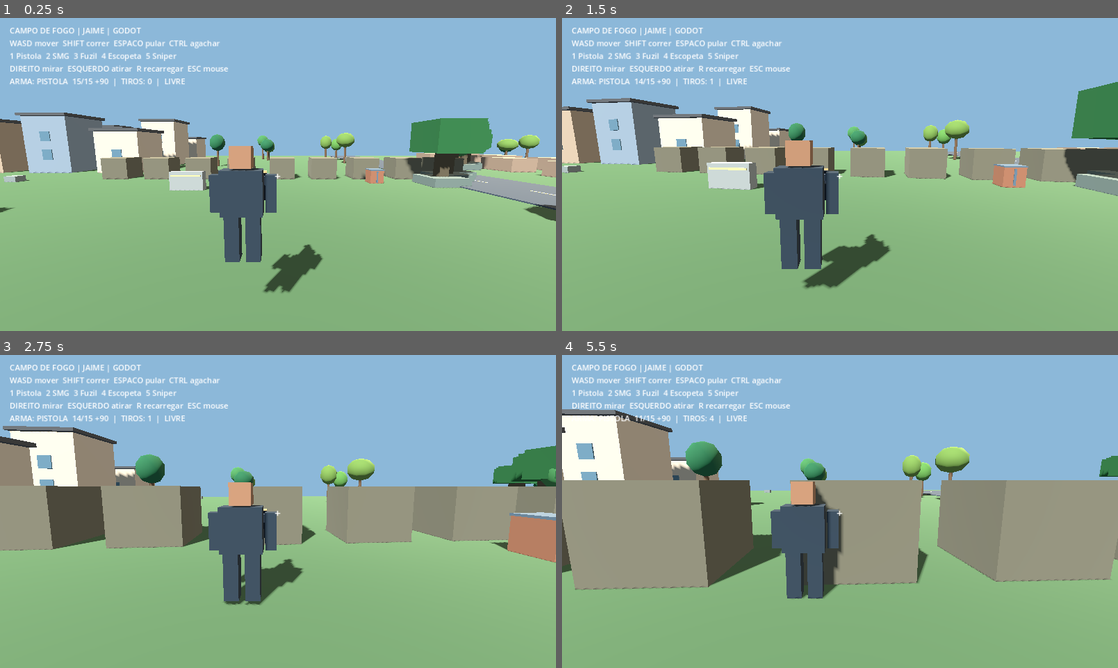
Above: before the commit, frames 1-4 (two rows, left to right).
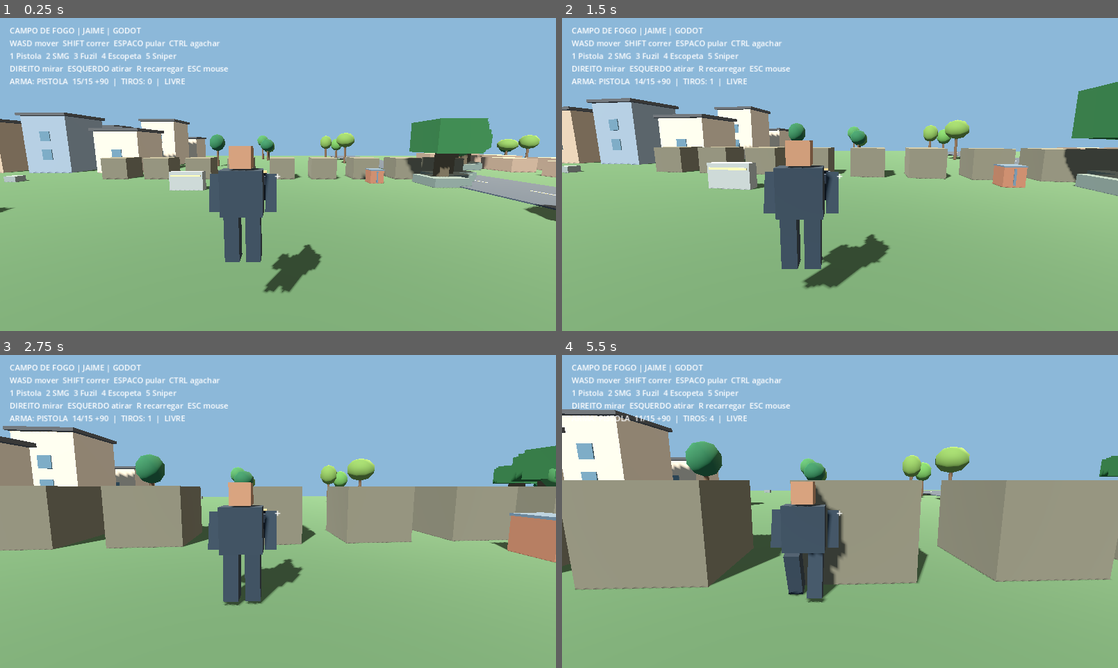
Above: after the commit, the same moments.

Repository: jaime66fla-crypto/gameteste
Game: Godot game, scene res://scenes/main.tscn
Two runs of this game, one before a commit and one after it. Both use one fixed random seed, a clock stepped at 60 frames per second and the inputs below.
Inputs (mouse positions are in pixels of both pictures, inside the frame that each line leads up to):
- Up to frame 1 (0.25 s): no input
- Up to frame 2 (1.5 s): tap Enter at 0.5 s; move the mouse to (867, 174) at 0.52 s; hold Right mouse button (aim) 0.53-1.28 s; hold W (move_forward) from 0.53 s (still down); click (867, 174) at 0.67 s; tap Space (jump) at 0.77 s; tap Ctrl (crouch) at 0.8, 1.35 s; move the mouse to (812, 174) at 1.27 s
- Up to frame 3 (2.75 s): keep holding W (move_forward); tap Space (jump) at 1.52 s; tap Shift (sprint) at 1.55 s; move the mouse to (289, 505) at 2.02 s; hold Shift (sprint) from 2.03 s (still down); right-click (289, 505) at 2.3 s
- Up to frame 4 (5.5 s): keep holding W (move_forward); move the mouse to (834, 517) at 2.77 s; release Shift (sprint) at 2.78 s; right-click (834, 517) at 2.85 s; click (834, 517) at 2.92 s; tap Space (jump) at 3.02, 3.77, 4.25, 4.52 s; tap Ctrl (crouch) at 3.05, 5.3 s; move the mouse to (878, 514) at 3.52 s; hold Ctrl (crouch) 3.53-4.28 s; tap Shift (sprint) at 3.8 s; move the mouse to (795, 508) at 4.27 s; click (795, 508) at 4.35 s; right-click (795, 508) at 4.55 s; move the mouse to (845, 511) at 5.02 s; hold Shift (sprint) from 5.03 s (still down); click (845, 511) at 5.17 s

The runs differ from the first frame. In frame 1, less than 0.1% of the frame differs, in the area x 37-59%, y 49-81%; in frame 2, 0.1%; in frame 3, 0.1%; in frame 4, 0.3%, in the area x 37-52%, y 47-80%.

Commit message:
feat(godot): procedural Jaime locomotion and optional imported GLB weapon models

Diff:
--- a/godot/scripts/player.gd
+++ b/godot/scripts/player.gd
@@ -33,6 +33,8 @@
 var weapon_model: Node3D
 var locomotion_clock := 0.0
 var presentation_offset := Vector3.ZERO
+var avatar_anim_time := 0.0
+var equipped_external_model := false
 
 func _ready() -> void:
     var collision := CollisionShape3D.new()
@@ -154,6 +156,7 @@
     else:
         velocity.y = -0.1
     move_and_slide()
+    _animate_avatar(delta, input_vec.length(), is_on_floor())
     fire_delay = maxf(0, fire_delay - delta)
     gun_flash.light_energy = move_toward(gun_flash.light_energy, 0.0, delta * 55.0)
     muzzle_flare.visible = gun_flash.light_energy > 0.05
@@ -250,6 +253,34 @@
     tween.tween_callback(impact.queue_free)
 
 
+
+func _animate_avatar(delta: float, input_amount: float, grounded: bool) -> void:
+    # Compact procedural animation for the prototype mesh; animation resources can replace it later.
+    var running := Input.is_action_pressed("sprint") and not aiming and not crouching
+    var moving := input_amount > 0.1 and grounded
+    var pace := 11.0 if running else (5.5 if crouching else 7.5)
+    if moving:
+        avatar_anim_time += delta * pace
+    var stride := sin(avatar_anim_time) * (0.54 if running else (0.20 if crouching else 0.37)) if moving else 0.0
+    var blend := minf(delta * 11.0, 1.0)
+    var left_leg := avatar.get_node_or_null("LeftLeg") as Node3D
+    var right_leg := avatar.get_node_or_null("RightLeg") as Node3D
+    var left_arm := avatar.get_node_or_null("LeftArm") as Node3D
+    var right_arm := avatar.get_node_or_null("RightArm") as Node3D
+    if left_leg != null:
+        left_leg.rotation.x = lerpf(left_leg.rotation.x, stride, blend)
+    if right_leg != null:
+        right_leg.rotation.x = lerpf(right_leg.rotation.x, -stride, blend)
+    if left_arm != null:
+        var hold_left := -0.42 if aiming else -0.22
+        left_arm.rotation.x = lerpf(left_arm.rotation.x, hold_left - stride * 0.12, blend)
+    if right_arm != null:
+        var hold_right := -0.45 if aiming else -0.22
+        right_arm.rotation.x = lerpf(right_arm.rotation.x, hold_right + stride * 0.12, blend)
+    var torso := avatar.get_node_or_null("Torso") as Node3D
+    if torso != null:
+        torso.rotation.z = lerpf(torso.rotation.z, -0.04 * stride, blend)
+
 func _equip_weapon(weapon_id: String) -> void:
     if current_weapon == weapon_id:
         return
@@ -263,9 +294,33 @@
     _rebuild_weapon_model()
 
 func _rebuild_weapon_model() -> void:
+    equipped_external_model = false
     for child in weapon_model.get_children():
         weapon_model.remove_child(child)
         child.queue_free()
+    # Optional imported .glb files live in res://assets/weapons/.
+    # If none is supplied, the procedural weapon remains fully playable.
+    var external_path := "res://assets/weapons/%s.glb" % current_weapon
+    if ResourceLoader.exists(external_path):
+        var packed := load(external_path) as PackedScene
+        if packed != null:
+            var imported := packed.instantiate() as Node3D
+            if imported != null:
+                imported.name = "ImportedWeapon"
+                imported.position = Vector3.ZERO
+                imported.rotation_degrees = Vector3(0, 180, 0)
+                weapon_model.add_child(imported)
+                equipped_external_model = true
+    if equipped_external_model:
+        var length_override := 0.54
+        match current_weapon:
+            "smg": length_override = 0.82
+            "rifle": length_override = 1.18
+            "shotgun": length_override = 1.27
+            "sniper": length_override = 1.55
+        gun_flash.position.z = -0.58 if current_weapon == "pistol" else -length_override * 0.99
+        muzzle_flare.position.z = gun_flash.position.z - 0.035
+        return
     var dark := Color("#22272d")
     var steel := Color("#59616a")
     var wood := Color("#765b43")
